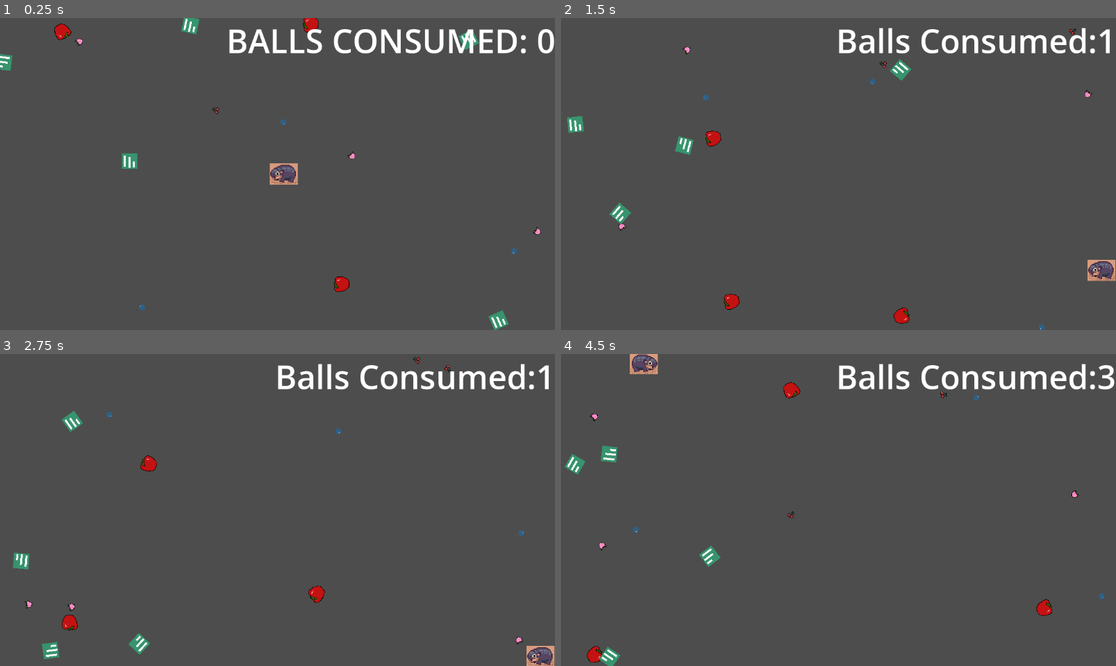
Above: before the commit, frames 1-4 (two rows, left to right).
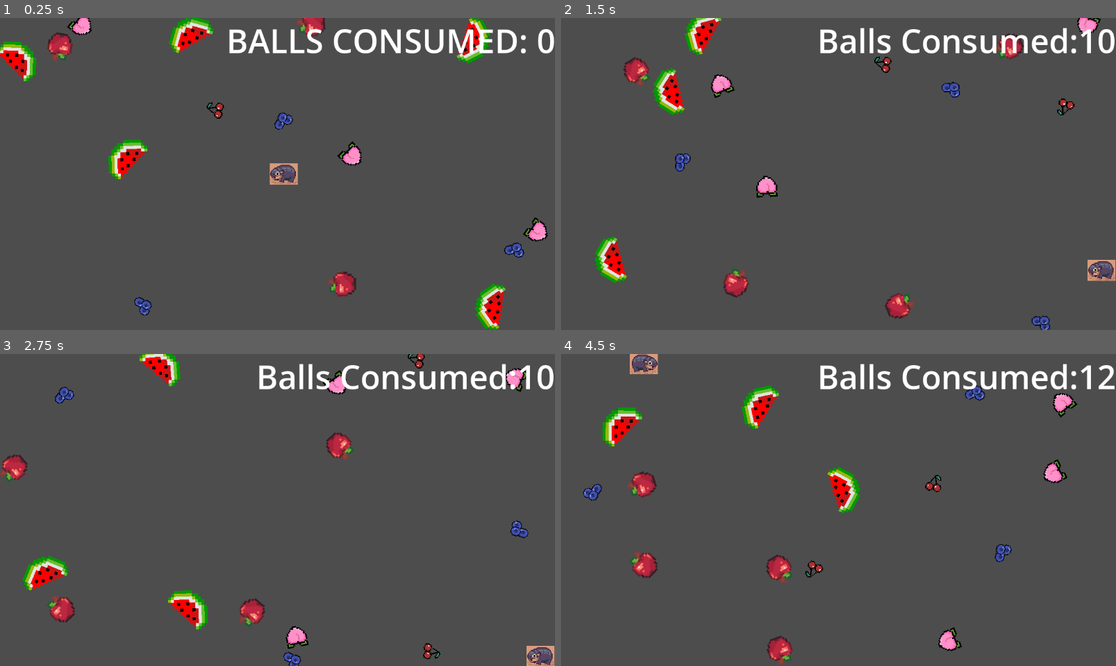
Above: after the commit, the same moments.

Repository: LTnano/MooDeng
Game: Godot game, scene res://Levels/TestGameplay.tscn
The game is run twice, just before and just after one commit, with the same random seed, the same clock (stepped at 60 frames per second) and the same inputs.
Inputs:
- Up to frame 1 (0.25 s): no input
- Up to frame 2 (1.5 s): hold D (move_right) 0.53-1.28 s; hold Down (move_down) from 1.28 s (still down)
- Up to frame 3 (2.75 s): release Down (move_down) at 2.03 s; hold D (move_right) from 2.03 s (still down)
- Up to frame 4 (4.5 s): release D (move_right) at 2.78 s; hold W (move_up) 2.78-3.53 s; hold Left (move_left) from 3.53 s (still down)

The runs differ from the first frame. In frame 1, 4.8% of the frame differs, in the area x 0-99%, y 0-100%; in frame 2, 6.6%; in frame 3, 6.6%; in frame 4, 6.9%, in the area x 0-100%, y 3-100%.

Commit message:
added variable scores for fruit collection, blue balls are strong

Diff:
--- a/Assets/balls.gd
+++ b/Assets/balls.gd
@@ -9,6 +9,7 @@
 @onready var animated_sprite: AnimatedSprite2D = $BallSelectionBox
 
 var my_type: int
+var type_name: String
 
 func _ready():
 	# Pick a random type
@@ -16,44 +17,55 @@
 	my_type = all_types[randi() % all_types.size()]
 
 	# Get the string name
-	var type_name = BallTypes.get_ball_type_name(my_type)
+	type_name = BallTypes.get_ball_type_name(my_type)
 
-	_initialise_ball_type(type_name)
+	_initialise_ball_type()
 
-func yum():
-	emit_signal("yumyum")
+func yum(ballRef: blueBalls):
+	emit_signal("yumyum", ballRef)
 
 func _on_ball_detector_body_entered(body: Node2D) -> void:
 	if body is mooDeng:
-		yum()
+		yum(self)
 		queue_free()
 
-func _initialise_ball_type(type_name: String):
+func _initialise_ball_type():
 
 	match type_name:
 		"Apple":
 			animated_sprite.play("Apple")
-			var ballBoxScaler = Vector2(0.5, 0.5)
+			var ballBoxScaler = Vector2(0.70, 0.70)
+			var spriteScaler = Vector2(1.7, 1.7)
+			animated_sprite.apply_scale(spriteScaler)
 			eatingBalls.apply_scale(ballBoxScaler)
 			bouncyBalls.apply_scale(ballBoxScaler)
 		"Blueberry":
 			animated_sprite.play("Blueberry")
-			var ballBoxScaler = Vector2(0.3, 0.3)
+			var ballBoxScaler = Vector2(0.25, 0.25)
+			var spriteScaler = Vector2(0.7, 0.7)
+			animated_sprite.apply_scale(spriteScaler)
 			eatingBalls.apply_scale(ballBoxScaler)
 			bouncyBalls.apply_scale(ballBoxScaler)
 		"Cherry":
 			animated_sprite.play("Cherry")
 			var ballBoxScaler = Vector2(0.3, 0.3)
+			var spriteScaler = Vector2(1, 1)
+			animated_sprite.apply_scale(spriteScaler)
 			eatingBalls.apply_scale(ballBoxScaler)
 			bouncyBalls.apply_scale(ballBoxScaler)
 		"Peach":
 			animated_sprite.play("Peach")
-			var ballBoxScaler = Vector2(0.3, 0.3)
+			var ballBoxScaler = Vector2(0.4, 0.4)
+			var spriteScaler = Vector2(1.25, 1.25)
+			animated_sprite.apply_scale(spriteScaler)
 			eatingBalls.apply_scale(ballBoxScaler)
 			bouncyBalls.apply_scale(ballBoxScaler)
 		"Watermelon":
+			# give more point maybe
 			animated_sprite.play("Watermelon")
 			var ballBoxScaler = Vector2(1, 1)
+			var spriteScaler = Vector2(2.5, 2.5)
+			animated_sprite.apply_scale(spriteScaler)
 			eatingBalls.apply_scale(ballBoxScaler)
 			bouncyBalls.apply_scale(ballBoxScaler)
 		_:
--- a/Assets/balls.tscn
+++ b/Assets/balls.tscn
@@ -1,11 +1,11 @@
 [gd_scene load_steps=11 format=3 uid="uid://bdgaiubmoy8sk"]
 
 [ext_resource type="Script" uid="uid://cekej5jh6p2tp" path="res://Assets/balls.gd" id="1_metgv"]
-[ext_resource type="Texture2D" uid="uid://do6g5wrcblyt" path="res://Assets/apple.png" id="2_metgv"]
+[ext_resource type="Texture2D" uid="uid://fns0anxk6rw7" path="res://Assets/newapple.png" id="2_h3ht5"]
 [ext_resource type="Texture2D" uid="uid://bpls5hk0g5pc7" path="res://Assets/cherry.png" id="3_enbwy"]
-[ext_resource type="Texture2D" uid="uid://w3jd4l50dyjk" path="res://Assets/blueberryplh.png" id="3_h3ht5"]
+[ext_resource type="Texture2D" uid="uid://cfrfbmcwil358" path="res://Assets/blueberry.png" id="3_pysu5"]
 [ext_resource type="Texture2D" uid="uid://df3ulgbfjdxjn" path="res://Assets/peach.png" id="4_enbwy"]
-[ext_resource type="Texture2D" uid="uid://w3fp25yog2te" path="res://Assets/watermelonplh.png" id="6_pysu5"]
+[ext_resource type="Texture2D" uid="uid://bdfbrllllj3a7" path="res://Assets/watermelon.png" id="6_b5pv8"]
 
 [sub_resource type="PhysicsMaterial" id="PhysicsMaterial_h3ht5"]
 bounce = 0.75
@@ -16,7 +16,7 @@
 animations = [{
 "frames": [{
 "duration": 1.0,
-"texture": ExtResource("2_metgv")
+"texture": ExtResource("2_h3ht5")
 }],
 "loop": true,
 "name": &"Apple",
@@ -24,7 +24,7 @@
 }, {
 "frames": [{
 "duration": 1.0,
-"texture": ExtResource("3_h3ht5")
+"texture": ExtResource("3_pysu5")
 }],
 "loop": true,
 "name": &"Blueberry",
@@ -48,7 +48,7 @@
 }, {
 "frames": [{
 "duration": 1.0,
-"texture": ExtResource("6_pysu5")
+"texture": ExtResource("6_b5pv8")
 }],
 "loop": true,
 "name": &"Watermelon",
@@ -62,17 +62,19 @@
 script = ExtResource("1_metgv")
 
 [node name="CollisionShape2D" type="CollisionShape2D" parent="."]
+scale = Vector2(2.5, 2.5)
 shape = SubResource("CircleShape2D_enbwy")
 
 [node name="BallSelectionBox" type="AnimatedSprite2D" parent="."]
 position = Vector2(1.19209e-07, -5.96046e-08)
+scale = Vector2(2.5, 2.5)
 sprite_frames = SubResource("SpriteFrames_7wyg0")
-animation = &"Cherry"
+animation = &"Watermelon"
 
 [node name="BallDetector" type="Area2D" parent="."]
 
 [node name="BallDetectorShape" type="CollisionShape2D" parent="BallDetector"]
-scale = Vector2(1.5, 1.5)
+scale = Vector2(3.75, 3.75)
 shape = SubResource("CircleShape2D_metgv")
 debug_color = Color(0.939697, 0.246512, 0, 0.42)
 
--- a/Assets/moo_deng.gd
+++ b/Assets/moo_deng.gd
@@ -3,7 +3,7 @@
 @export var boundary: ArenaArea
 @export var speed = 1500
 @export var offset = Vector2(250, 150)
-signal score_increase
+signal score_increase(ballRef : blueBalls)
 var hippo_speed = Vector2.ZERO
 var screen_size
 
@@ -58,5 +58,5 @@
 
 
 
-func _on_yumyum() -> void:
-	emit_signal("score_increase")
+func _on_yumyum(ballRef: blueBalls) -> void:
+	emit_signal("score_increase", ballRef)
--- a/Levels/gameplayloop.gd
+++ b/Levels/gameplayloop.gd
@@ -1,4 +1,5 @@
 extends Node2D
+const BallTypes = preload("res://Assets/ball_types.gd")
 var ballConsumed
 var ourMooDeng
 var initialSpeed
@@ -21,9 +22,21 @@
 		# Connect the yumyum signal to our MooDeng instance
 		balls.yumyum.connect(ourMooDeng._on_yumyum)
 
-func _onscore():
+func _onscore(ballRef: blueBalls):
+	match ballRef.type_name:
+		"Apple":
+			ballConsumed += 1
+		"Blueberry":
+			ballConsumed += 3
+		"Cherry":
+			ballConsumed += 2
+		"Peach":
+			ballConsumed += 1
+		"Watermelon":
+			ballConsumed += 5
+		_:
+			ballConsumed += 1
 
-	ballConsumed += 1
 	$CanvasLayer/Label.set_text("Balls Consumed:" + str(ballConsumed))
 	var balls = $Ballspawner.spawnball(initialSpeed, initialAngle)
 	balls.yumyum.connect(ourMooDeng._on_yumyum)
Not shown, added: Assets/blueberry.png.import
Not shown, added: Assets/newapple.png.import
Not shown, added: Assets/watermelon.png.import
